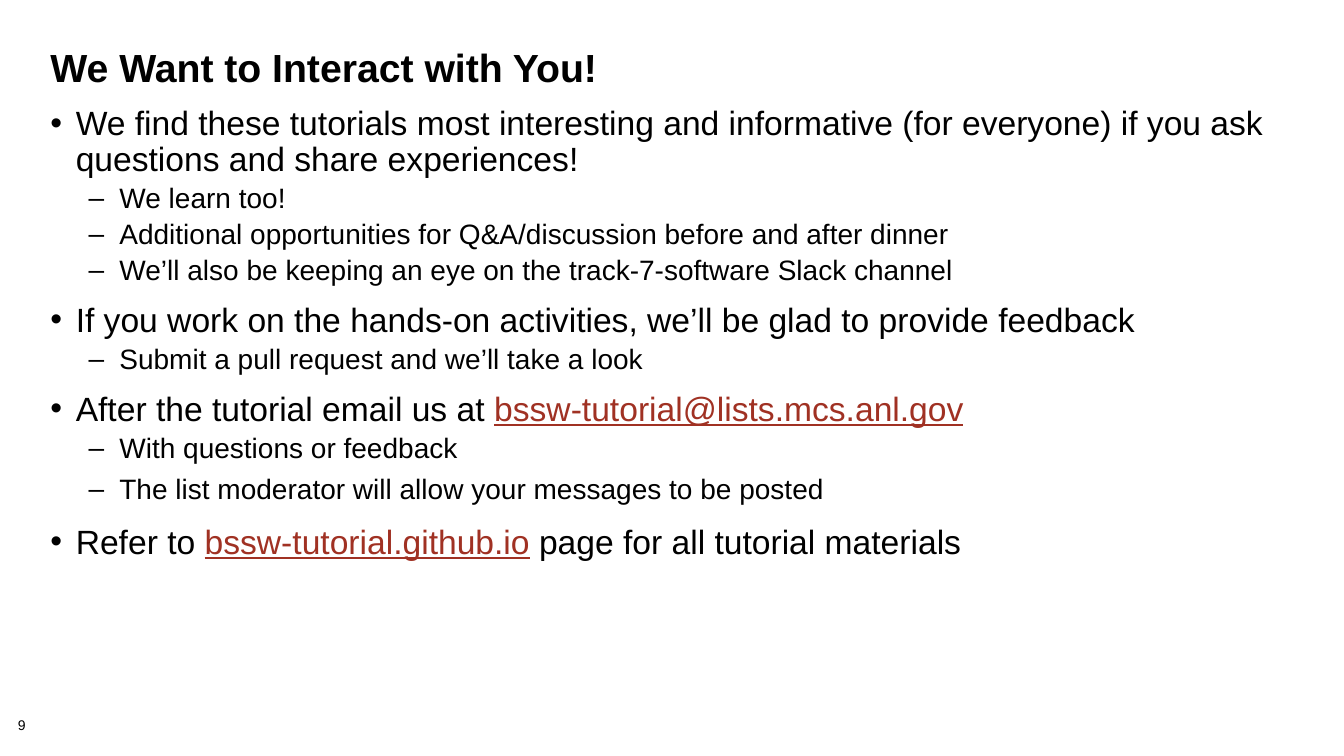
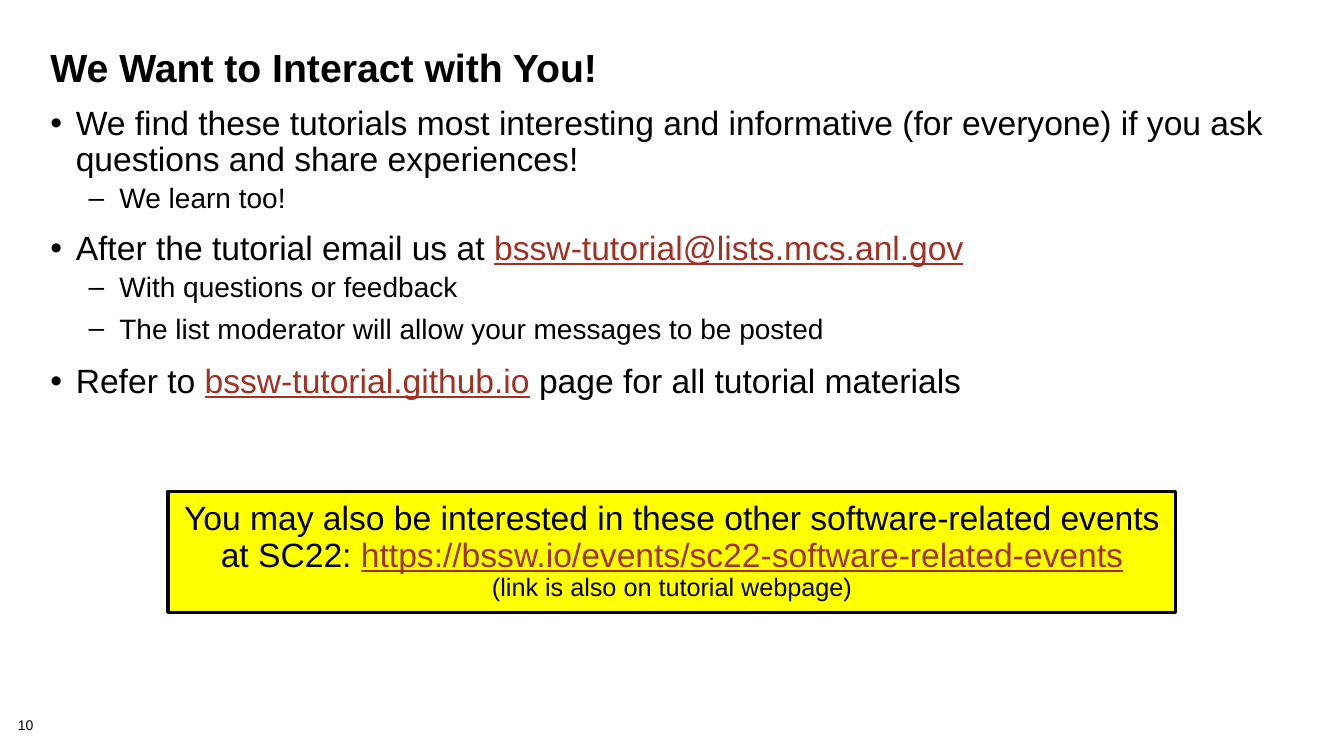
Before and after one commit to bssw-tutorial/presentations, a slide deck: slide 10 of intro-a.pptx (slide 9 before the commit). Drawn at 1344x756 pixels with LibreOffice and Linux fonts; fonts in the diff are those of the drawing; background and template pictures are left out. Boxes give left, top, right and bottom in pixels: in the first picture for what was removed or moved away, otherwise in the second. Text is boxed around its words. In the diff, an @@ line names an element or a change of style, - is before the commit and + after.

```diff
--- a/intro-a.pptx
+++ b/intro-a.pptx
@@ text at box(76, 223, 1134, 374): paragraphs removed @@
-  – Additional opportunities for Q&A/discussion before and after dinner
-  – We’ll also be keeping an eye on the track-7-software Slack channel
-• If you work on the hands-on activities, we’ll be glad to provide feedback
-  – Submit a pull request and we’ll take a look
@@ rectangle added at box(168, 491, 1177, 612), fill #FFFF00, outline #000000 2.25 pt, 24 pt, text #000000 @@
+You may also be interested in these other software-related events at SC22: https://bssw.io/events/sc22-software-related-events
+(link is also on tutorial webpage)
@@ page number at box(18, 720, 34, 730): text changed @@
-9
+10
```
Also in this commit, not shown: 4 other slides changed, 1 slide added, 1 slide removed, 2 other files.
